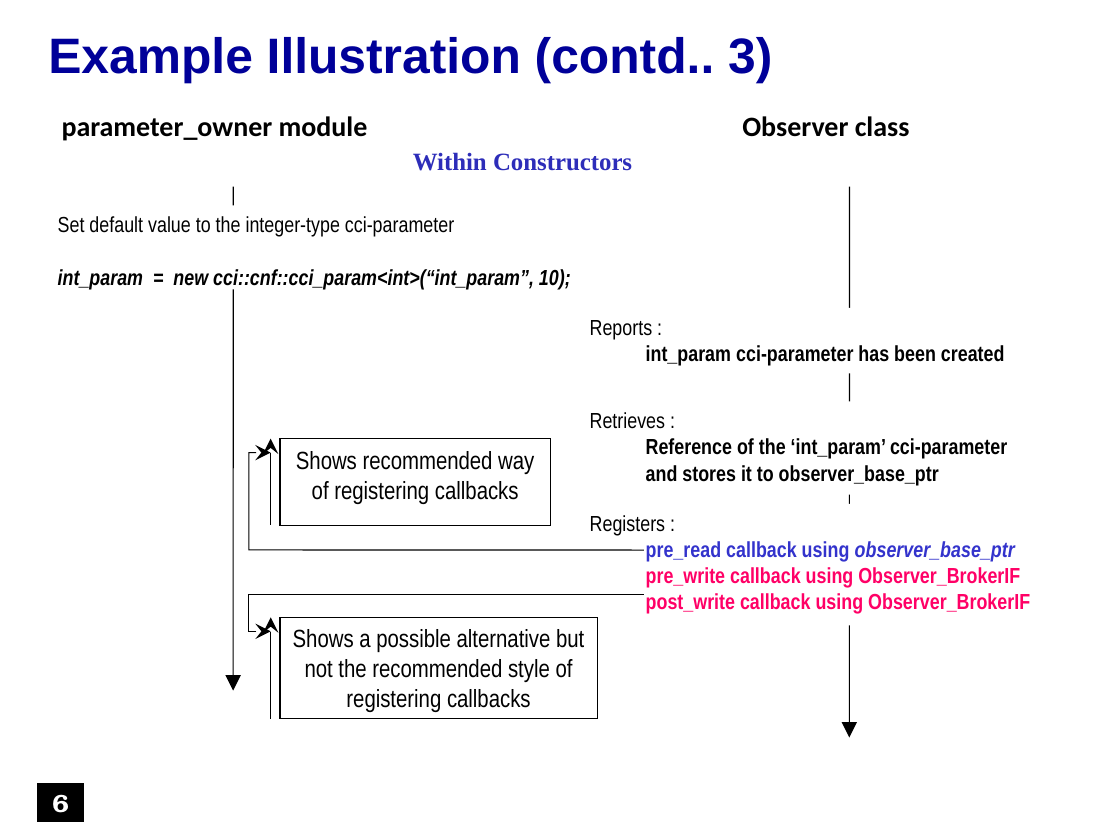
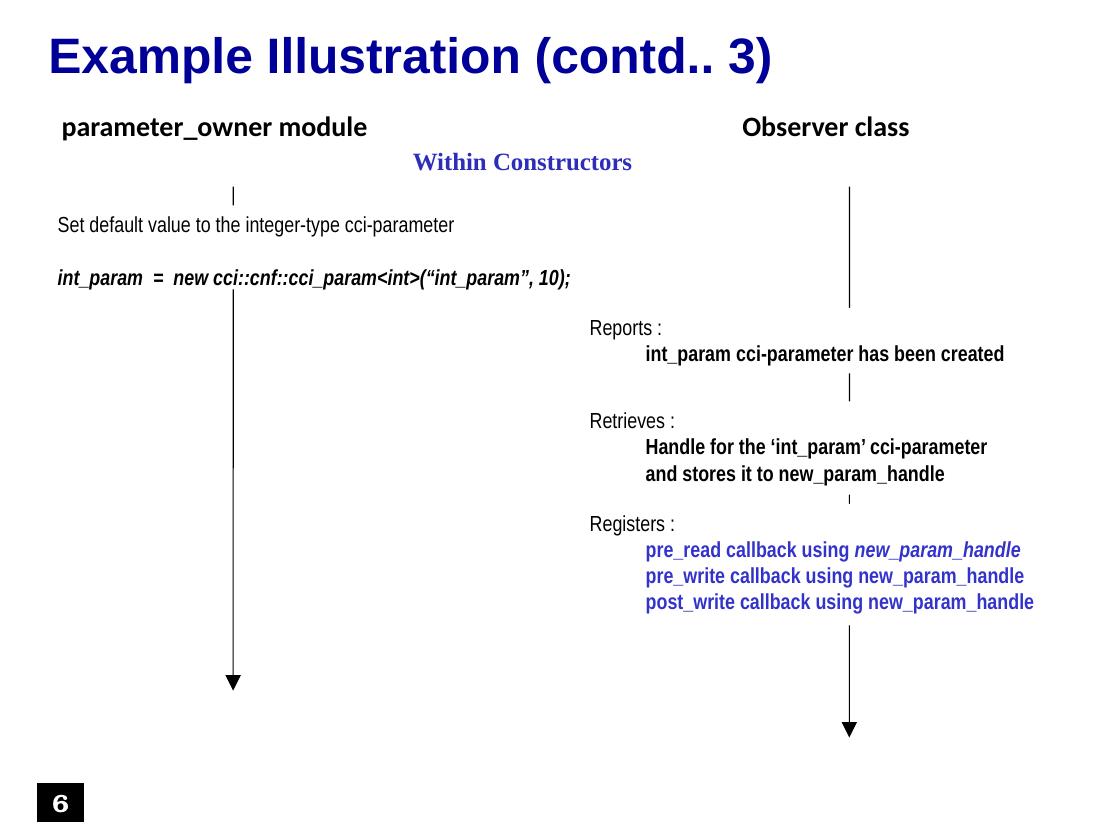
Before and after one commit to accellera-official/cci, a slide deck: slide 6 of examples/ex20_Tracing_Parameter_Activity/docs/ex20_Tracing_Parameter_Activity.ppt. Drawn at 1120x840 pixels with LibreOffice and Linux fonts; fonts in the diff are those of the drawing; background and template pictures are left out. Boxes give left, top, right and bottom in pixels: in the first picture for what was removed or moved away, otherwise in the second. Text is boxed around its words. In the diff, an @@ line names an element or a change of style, - is before the commit and + after.

```diff
--- a/examples/ex20_Tracing_Parameter_Activity/docs/ex20_Tracing_Parameter_Activity.ppt
+++ b/examples/ex20_Tracing_Parameter_Activity/docs/ex20_Tracing_Parameter_Activity.ppt
@@ text at <box>590,412,987,486</box>: text changed @@
-Retrieves :
-Reference of the ‘int_param’ cci-parameter
-and stores it to observer_base_ptr
+Retrieves :
+Handle for the ‘int_param’ cci-parameter
+and stores it to new_param_handle
@@ freeform shape removed at <box>280,439,551,525</box> @@
-Shows recommended way of registering callbacks
@@ text at <box>590,515,1034,614</box>: text changed; text colour #FF0066 to #3333CC @@
-Registers :
-pre_read callback using observer_base_ptr
-pre_write callback using Observer_BrokerIF
-post_write callback using Observer_BrokerIF
+Registers :
+pre_read callback using new_param_handle
+pre_write callback using new_param_handle
+post_write callback using new_param_handle
@@ freeform shape removed at <box>280,617,597,718</box> @@
-Shows a possible alternative but not the recommended style of registering callbacks
```
Also in this commit, not shown: 6 other slides changed, 12 other files.
